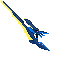
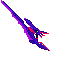
Before/after of a 64×64 layered artwork. What changed in the layer stack:
added group "Groupe de calques" with 8 layers above "exe_lilac_mpbl_charging_2.png #1" over bbox(1, 0, 50, 51)
moved "Calque #2" into group "Groupe de calques", painted on it over bbox(37, 31, 43, 45)
added layer "Calque #4" (color) in group "Groupe de calques" over bbox(28, 27, 50, 51)
"Calque #3": blend color → lch color, moved it into group "Groupe de calques", painted on it over bbox(28, 27, 50, 51)
moved "Calque" into group "Groupe de calques", painted on it over bbox(3, 1, 49, 51)
added layer "Calque #5" (hue) in group "Groupe de calques" over bbox(1, 0, 43, 45)
"Calque #1": blend color → lch color, moved it into group "Groupe de calques", painted on it over bbox(1, 0, 43, 45)
moved "exe_lilac_mpbl_charging_2.png" into group "Groupe de calques", painted on it over bbox(1, 0, 50, 51)
added layer "exe_lilac_mpbl_charging_2.png #3" in group "Groupe de calques" over bbox(1, 0, 50, 51)
